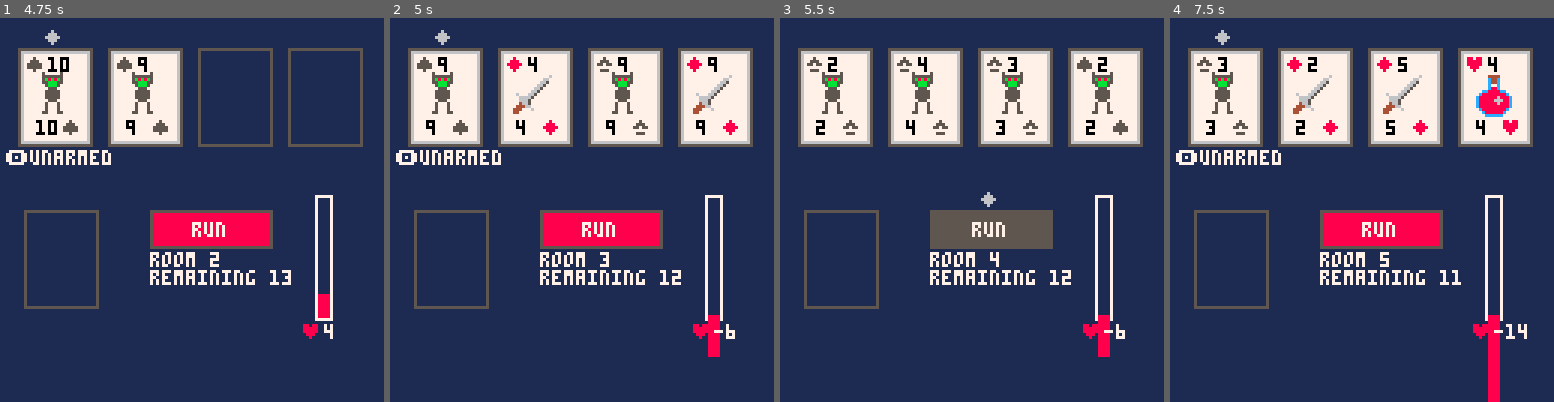
Above: before the commit, frames 1-4 (left to right).
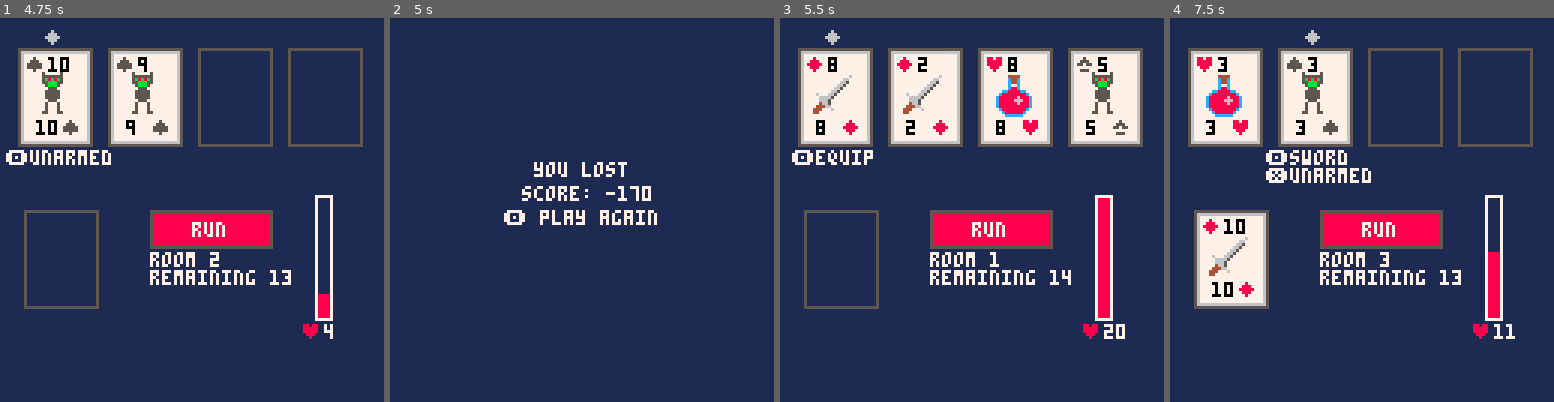
Above: after the commit, the same moments.

Repository: lukeshiner/scoundrel
Game: PICO-8 cartridge scoundrel.p8
The game is run twice, just before and just after one commit, with the same random seed, the same clock (stepped at 60 frames per second) and the same inputs.
Inputs:
- Up to frame 1 (4.75 s): tap X (X key) at 0.33, 1.07, 1.85, 2.97, 4.08 s; tap O (Z key) at 0.7, 1.7, 2.1, 2.5, 2.9, 3.3, 3.7, 4.1, 4.5 s; hold Right 1.6-2.1 s; hold Right 2.47-3.03 s; hold Left 3.08-3.58 s; hold Right 4.02-4.68 s
- Up to frame 2 (5 s): tap O (Z key) at 4.9 s
- Up to frame 3 (5.5 s): hold Left from 5.08 s (still down); tap X (X key) at 5.2 s; tap O (Z key) at 5.3 s
- Up to frame 4 (7.5 s): release Left at 5.68 s; tap O (Z key) every 0.4 s from 5.7 to 7.3 s; hold Right 6.08-6.58 s; tap X (X key) at 6.32, 7.43 s; hold Right 6.63-7.13 s

Frame 1 is identical in both runs. In frame 2, 28% of the frame differs, in the area x 1-95%, y 3-89%; in frame 3, 7.1%; in frame 4, 18%.

Commit message:
Add end screen

Diff:
--- /dev/null
+++ b/game_over.lua
@@ -0,0 +1,37 @@
+function update_game_over()
+    if btnp(🅾️) then
+        init_scoundrel()
+        current_state = states.scoundrel
+    end
+end
+
+function draw_game_over()
+    cls(1)
+    print(title(), 48, 48, 7)
+    print("score: " .. score(), 44, 56, 7)
+    print("🅾️ play again", 38, 64, 7)
+end
+
+function score()
+    local score = 0
+    for card in all(deck) do
+        if card.type == enemy then
+            score -= card.value
+        end
+    end
+    if score == 0 then
+        score = current_health
+        if last_played_card.type == health then
+            score += last_played_card.value
+        end
+    end
+    return score
+end
+
+function title()
+    if #deck == 0 and #room.cards == 0 and current_health > 0 then
+        return "you won"
+    else
+        return "you lost"
+    end
+end
--- a/main.lua
+++ b/main.lua
@@ -1,91 +1,26 @@
-max_health = 20
+states = {
+    scoundrel = "scoundrel",
+    game_over = "game_over"
+}
 
-function reset()
-    current_health = max_health
-    deck = shuffle(make_deck())
-    next_room()
-end
+current_state = states.scoundrel
 
 function _init()
-    reset()
+    init_scoundrel()
 end
 
 function _update()
-    if btnp(🅾️) then
-        handle_selection(current_selection(), false)
-    elseif btnp(❎) then
-        handle_selection(current_selection(), true)
-    end
-    if btnp(➡️) then
-        change_selection(1)
-    elseif btnp(⬅️) then
-        change_selection(-1)
+    if current_state == states.scoundrel then
+        update_scoundrel()
+    elseif current_state == states.game_over then
+        update_game_over()
     end
 end
 
 function _draw()
-    cls(1)
-    draw_room()
-end
-
-function handle_selection(selection_text, use_alternate)
-    if selection_text == "run" then
-        if room.can_run == true then
-            run()
-        end
-    else
-        card_index = tonum(sub(selection_text, 5))
-        card = room.cards[card_index]
-        if card != nil then
-            play_card(card, use_alternate)
-        end
+    if current_state == states.scoundrel then
+        draw_scoundrel()
+    elseif current_state == states.game_over then
+        draw_game_over()
     end
 end
-
-function play_card(card, use_alternate)
-    local use_alternate = use_alternate or false
-    log("play card " .. card_index .. ": " .. card.name .. " alternate: " .. tostr(use_alternate))
-    if use_alternate == true then
-        if card.type == enemy and can_use_weapon(card) then
-            fight_barehand(card)
-            del(room.cards, card)
-        end
-    else
-        if card.type == enemy then
-            if can_use_weapon(card) then
-                fight_with_weapon(card)
-            else
-                fight_barehand(card)
-            end
-            del(room.cards, card)
-        elseif card.type == health then
-            take_potion(card)
-            del(room.cards, card)
-        elseif card.type == sword then
-            equip_weapon(card)
-            del(room.cards, card)
-        end
-    end
-    if #room.cards == 1 then
-        next_room()
-    end
-end
-
-function take_potion(card)
-    if room.potion_taken == false then
-        room.potion_taken = true
-        current_health = min(current_health + card.value, max_health)
-    end
-end
-
-function equip_weapon(card)
-    set_weapon(card)
-end
-
-function fight_barehand(card)
-    current_health -= card.value
-end
-
-function fight_with_weapon(card)
-    use_weapon(card)
-end
--- a/room.lua
+++ b/room.lua
@@ -1,13 +1,18 @@
-room = {
-    cards = {},
-    potion_taken = false,
-    can_run = true,
-    card_size = { x = 24, y = 32 },
-    positions = {
-        8, 40, 60, 90
-    },
-    room_number = 0
-}
+room = nil
+
+function reset_room()
+    room = {
+        cards = {},
+        potion_taken = false,
+        can_run = true,
+        card_size = { x = 24, y = 32 },
+        positions = {
+            8, 40, 60, 90
+        },
+        room_number = 0
+    }
+    next_room()
+end
 
 function refill_room()
     while #room.cards < 4 do
@@ -18,11 +23,11 @@
         end
     end
     room.room_number += 1
+    room.potion_taken = false
 end
 
 function next_room()
     room.can_run = true
-    room.potion_taken = false
     refill_room()
 end
 
--- /dev/null
+++ b/scoundrel.lua
@@ -0,0 +1,91 @@
+max_health = 20
+
+function init_scoundrel()
+    current_health = max_health
+    last_played_card = nil
+    deck = shuffle(make_deck())
+    reset_weapon()
+    reset_room()
+end
+
+function update_scoundrel()
+    if btnp(🅾️) then
+        handle_selection(current_selection(), false)
+    elseif btnp(❎) then
+        handle_selection(current_selection(), true)
+    end
+    if btnp(➡️) then
+        change_selection(1)
+    elseif btnp(⬅️) then
+        change_selection(-1)
+    end
+end
+
+function draw_scoundrel()
+    cls(1)
+    draw_room()
+end
+
+function handle_selection(selection_text, use_alternate)
+    if selection_text == "run" then
+        if room.can_run == true then
+            run()
+        end
+    else
+        card_index = tonum(sub(selection_text, 5))
+        card = room.cards[card_index]
+        if card != nil then
+            play_card(card, use_alternate)
+        end
+    end
+end
+
+function play_card(card, use_alternate)
+    local use_alternate = use_alternate or false
+    log("play card " .. card_index .. ": " .. card.name .. " alternate: " .. tostr(use_alternate))
+    if use_alternate == true then
+        if card.type == enemy and can_use_weapon(card) then
+            fight_barehand(card)
+            last_played_card = del(room.cards, card)
+        end
+    else
+        if card.type == enemy then
+            if can_use_weapon(card) then
+                fight_with_weapon(card)
+            else
+                fight_barehand(card)
+            end
+            last_played_card = del(room.cards, card)
+        elseif card.type == health then
+            take_potion(card)
+            last_played_card = del(room.cards, card)
+        elseif card.type == sword then
+            equip_weapon(card)
+            last_played_card = del(room.cards, card)
+        end
+    end
+    if (#deck == 0 and #room.cards == 0) or current_health < 1 then
+        current_state = states.game_over
+    elseif #room.cards == 1 then
+        next_room()
+    end
+end
+
+function take_potion(card)
+    if room.potion_taken == false then
+        room.potion_taken = true
+        current_health = min(current_health + card.value, max_health)
+    end
+end
+
+function equip_weapon(card)
+    set_weapon(card)
+end
+
+function fight_barehand(card)
+    current_health -= card.value
+end
+
+function fight_with_weapon(card)
+    use_weapon(card)
+end
--- a/scoundrel.p8
+++ b/scoundrel.p8
@@ -6,6 +6,8 @@
 #include room.lua
 #include weapon.lua
 #include selection.lua
+#include scoundrel.lua
+#include game_over.lua
 #include main.lua
 __gfx__
 00000000000000000000000000000000000000000000000000000000000000000000000000000000000000000000000000000000000000000000000000000000
--- a/weapon.lua
+++ b/weapon.lua
@@ -1,7 +1,11 @@
-weapon = {
-    card = nil,
-    defeated = {}
-}
+weapon = nil
+
+function reset_weapon()
+    weapon = {
+        card = nil,
+        defeated = {}
+    }
+end
 
 function set_weapon(card)
     weapon.card = card
